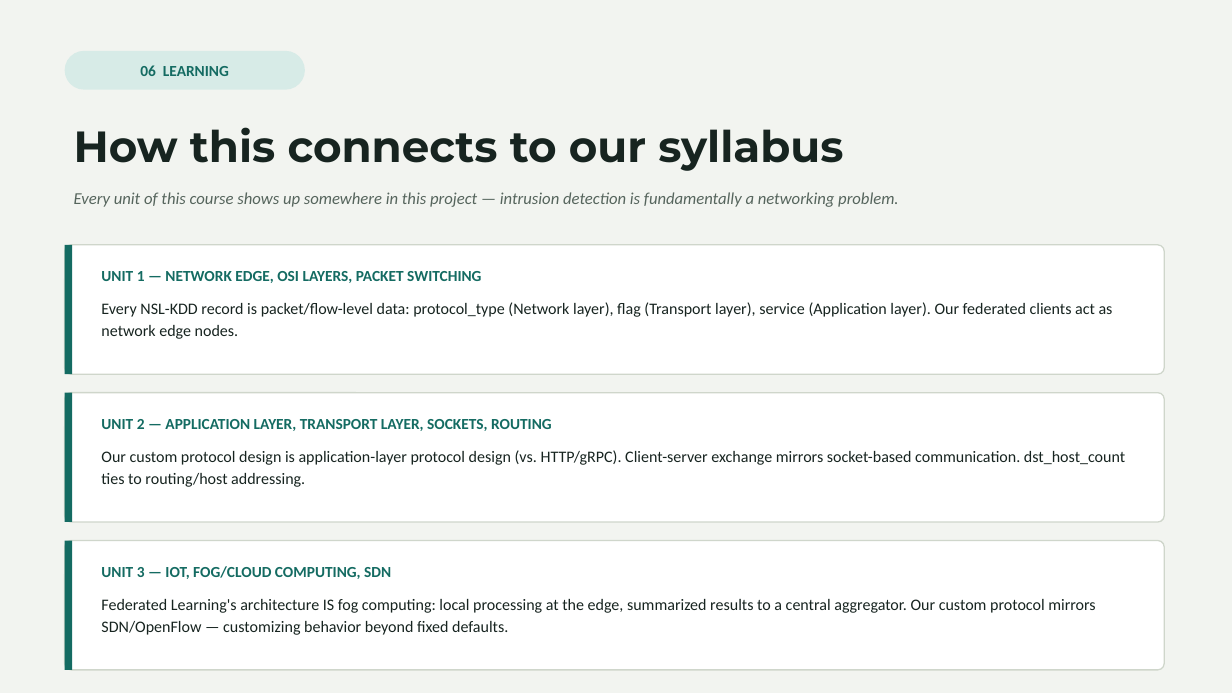
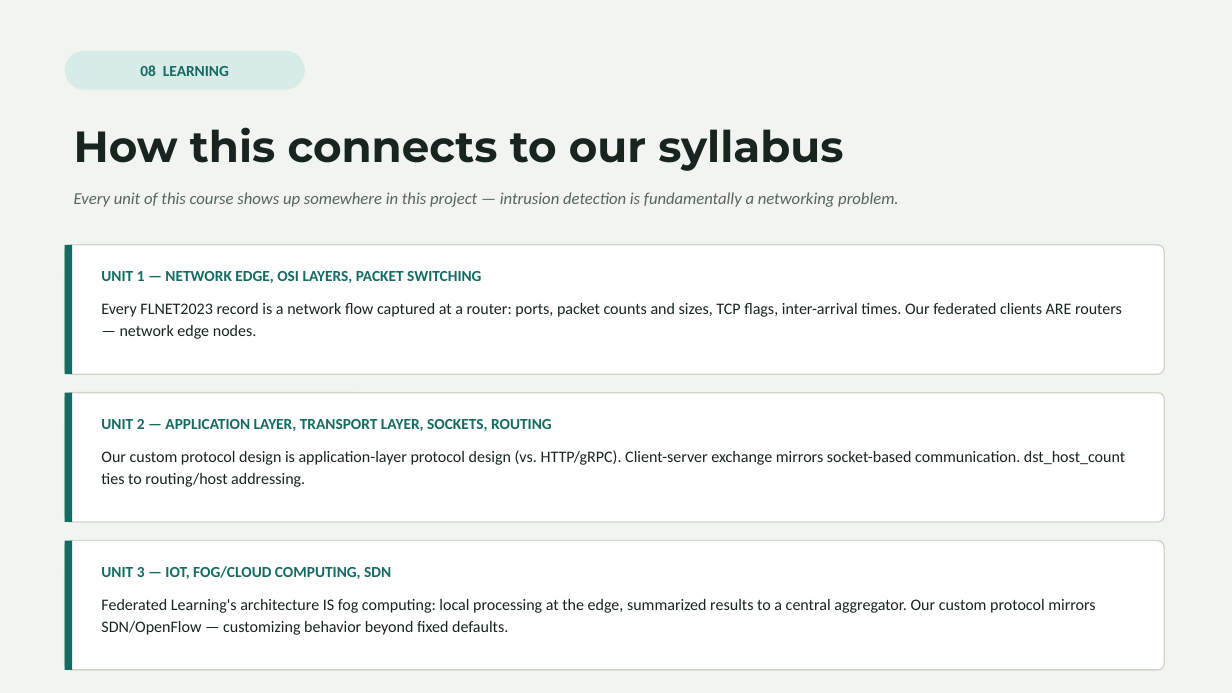
Before and after one commit to Vinudharshini18/Krypsis-A-network-intrusion-detection-system, a slide deck: slide 9 of presentation/Krypsis_Presentation.pptx (slide 7 before the commit). Drawn at 1232x693 pixels with LibreOffice and Linux fonts; fonts in the diff are those of the drawing. Boxes give left, top, right and bottom in pixels: in the first picture for what was removed or moved away, otherwise in the second. Text is boxed around its words. In the diff, an @@ line names an element or a change of style, - is before the commit and + after.

Commit message:
Add improved defenses, backdoor attack and NSL-KDD replication
- protocol.py: per-client weight cap and trimmed-mean second check for
  flagged updates
- defense_experiment.py: none / v1 / v2 / v2-Mondrian policies under
  label flipping and backdoor attacks, on FLNET2023 (5 seeds) and
  NSL-KDD (10 seeds); 120 runs, resumable
- preprocess_nslkdd.py + data/NSL-KDD: NSL-KDD restored as a
  replication dataset with a 10-client Dirichlet split
- multiclass.py: 11-class detection (results pending)
- Slides rebuilt from results files (10 slides); handbook script
  rewritten (PDF not yet regenerated)
- README: Phase 9 results, including the weight cap's downside and the
  backdoor failing on FLNET2023

```diff
--- a/presentation/Krypsis_Presentation.pptx
+++ b/presentation/Krypsis_Presentation.pptx
@@ text in rounded rectangle at (140,65,229,76): text changed @@
-06 LEARNING
+08 LEARNING
@@ text at (101,303,1122,339): text changed @@
-Every NSL-KDD record is packet/flow-level data: protocol_type (Network layer), flag (Transport layer), service (Application layer). Our federated clients act as network edge nodes.
+Every FLNET2023 record is a network flow captured at a router: ports, packet counts and sizes, TCP flags, inter-arrival times. Our federated clients ARE routers — network edge nodes.
```
Also in this commit, not shown: 5 other slides changed, 3 slides added, 1 slide removed, 11 other files.
